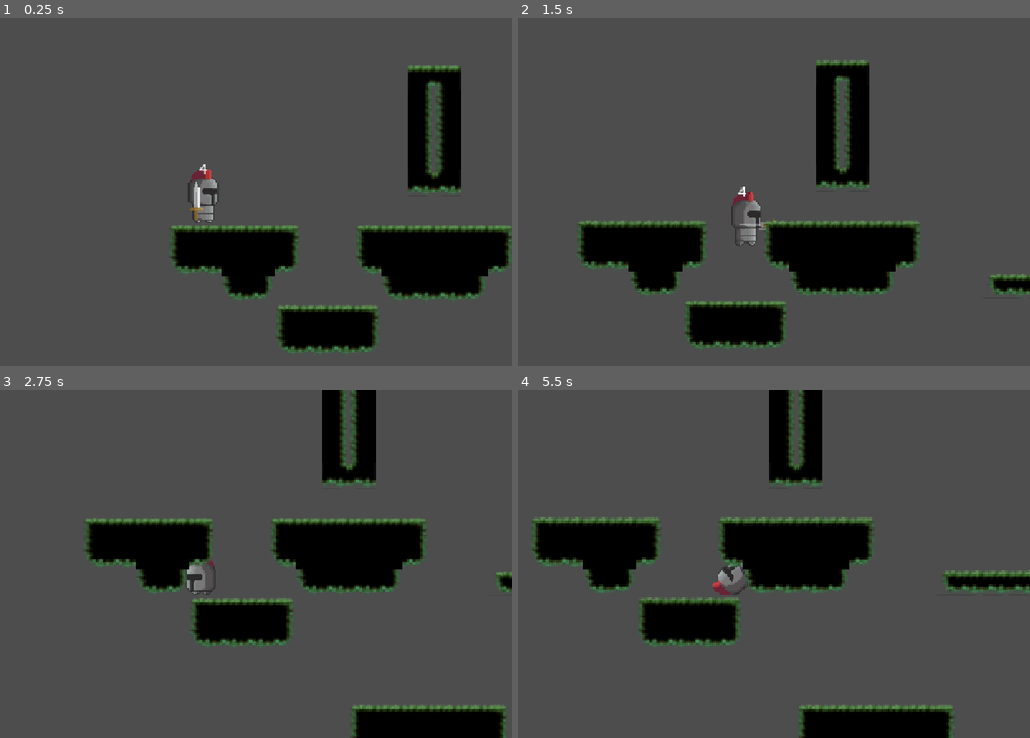
Above: before the commit, frames 1-4 (two rows, left to right).
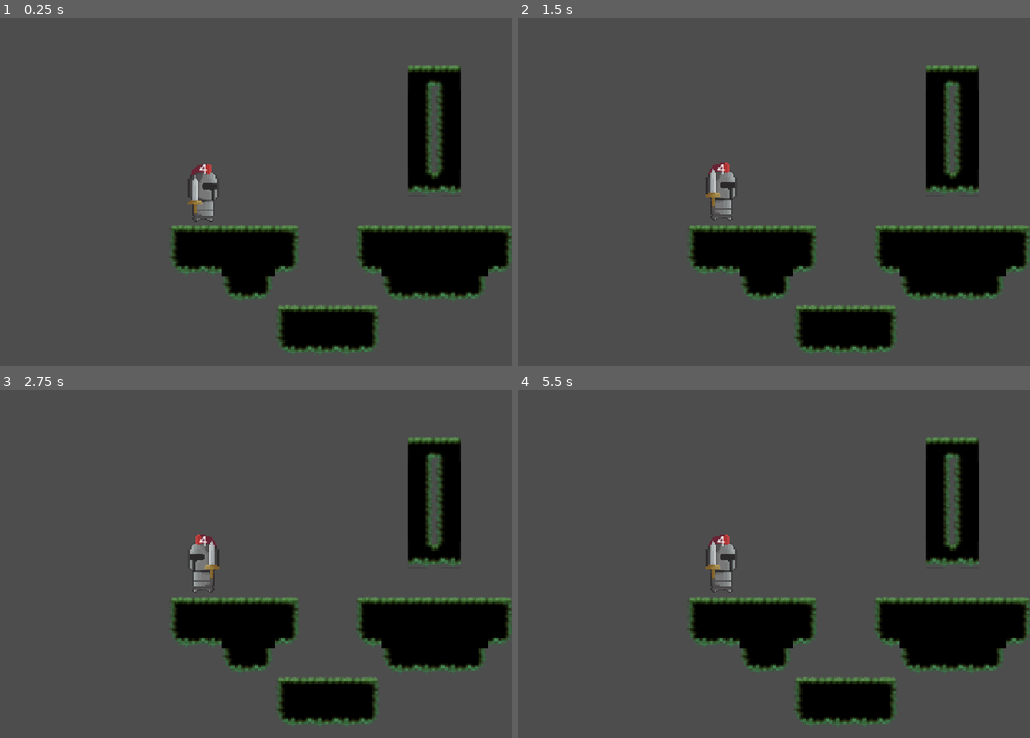
Above: after the commit, the same moments.

Repository: Neyoro3112/Multimedia_VideoJuego
Game: Godot game, scene res://levels/Escenario.tscn
Same seed, same stepped clock (60 frames per second), same inputs: the game is played once before the commit and once after it.
Inputs:
- Up to frame 1 (0.25 s): no input
- Up to frame 2 (1.5 s): hold D (move_right) from 0.53 s (still down); tap Shift (run) at 0.6 s; tap Up (jump) at 0.77 s; tap C (attack) at 1.35 s
- Up to frame 3 (2.75 s): tap Up (jump) at 1.52 s; tap Shift (run) at 1.55, 2.3 s; release D (move_right) at 2.03 s; hold Left (move_left) from 2.03 s (still down); tap S (roll) at 2.1 s
- Up to frame 4 (5.5 s): release Left (move_left) at 2.78 s; hold D (move_right) 2.78-4.28 s; tap Shift (run) at 2.85, 3.6, 4.55, 5.3 s; tap Up (jump) at 3.02, 3.77, 4.52 s; hold Left (move_left) 4.28-5.03 s; tap C (attack) at 4.35 s; hold D (move_right) from 5.03 s (still down); tap S (roll) at 5.1 s

The runs differ from the first frame. In frame 1, 0.5% of the frame differs, in the area x 36-43%, y 42-59%; in frame 2, 27%; in frame 3, 27%; in frame 4, 30%, in the area x 2-100%, y 0-100%.
Error after the commit: Invalid call. Nonexistent function 'move' in base 'CharacterBody2D (Player)'. (res://states/PlayerState.gd:10)

Commit message:
create base movement component and link it to the entity class

Diff:
--- a/characters/entity.gd
+++ b/characters/entity.gd
@@ -5,16 +5,18 @@
 @export var facing_right = true
 @export var locked_side: bool = false
 @export var speed = 160
-@export var speed_multiplier: float = 1
 @export var gravity = 1800
+@export var movement_component: MovementComponent
+
 var direction = 0 : set = set_direction
+
+func update_physics(_delta: float):
+	if not movement_component: return
+	movement_component.update_movement(_delta, self)
+	move_and_slide()
 
 func set_locked_side(value: bool):
 	locked_side = value
-func move(movement_speed: float = speed):
-	velocity.x = direction * movement_speed * speed_multiplier
-func apply_gravity(delta: float):
-	velocity.y += gravity * delta
 func set_direction(new_direction: int):
 	direction = clampi(new_direction, -1, 1)
 	check_direction()
--- /dev/null
+++ b/components/movement/ground_movement.gd
@@ -0,0 +1,13 @@
+extends MovementComponent
+class_name GroundMovement
+
+@export var speed_multiplier = 1
+
+
+func update_movement(_delta: float, _entity: Entity) -> void:
+	_entity.velocity.x = _entity.direction * _entity.speed * speed_multiplier
+
+	apply_gravity(_delta, _entity)
+
+func apply_gravity(_delta: float, _entity: Entity) -> void:
+	super.apply_gravity(_delta, _entity)
--- /dev/null
+++ b/components/movement/movement.gd
@@ -0,0 +1,8 @@
+class_name MovementComponent
+extends Resource
+
+func update_movement(_delta: float, _entity: Entity) -> void:
+	pass
+
+func apply_gravity(_delta: float, _entity: Entity):
+	_entity.velocity.y += _entity.gravity * _delta
--- a/script_templates/Node/player_state_template.gd
+++ b/script_templates/Node/player_state_template.gd
@@ -1,7 +1,6 @@
 extends PlayerState
 
-# meta-name: Player state template
-# meta-default: true
+
 
 func get_transition_checks():
 	return {
--- /dev/null
+++ b/script_templates/Resource/movement_component_template.gd
@@ -0,0 +1,7 @@
+extends MovementComponent
+
+func update_movement(_delta: float, _entity: Entity) -> void:
+	pass
+
+func apply_gravity(_delta: float, _entity: Entity) -> void:
+	super.apply_gravity(_delta, _entity)
Not shown, added: components/movement/ground_movement.gd.uid
Not shown, added: components/movement/movement.gd.uid
Not shown, added: script_templates/Resource/movement_component_template.gd.uid
